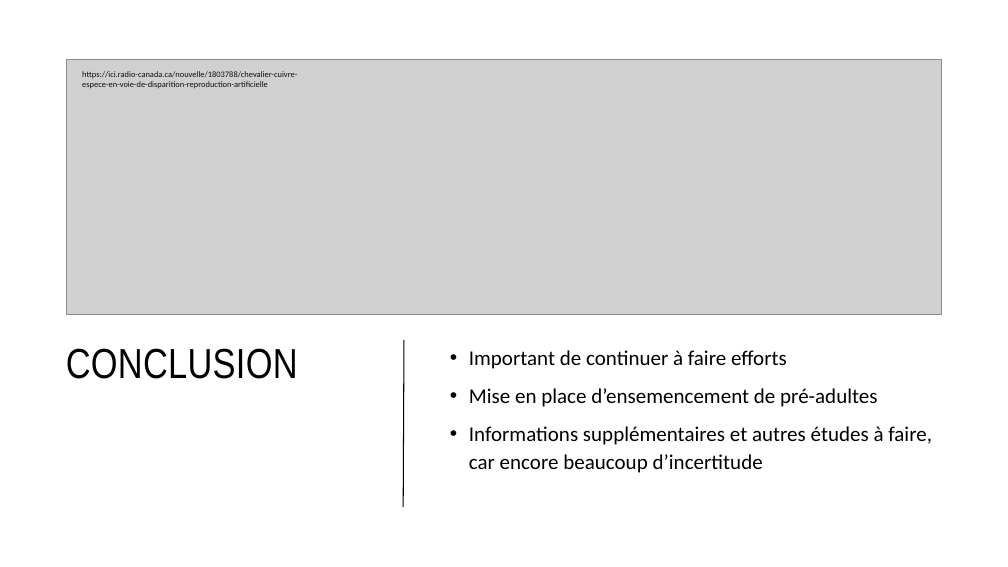
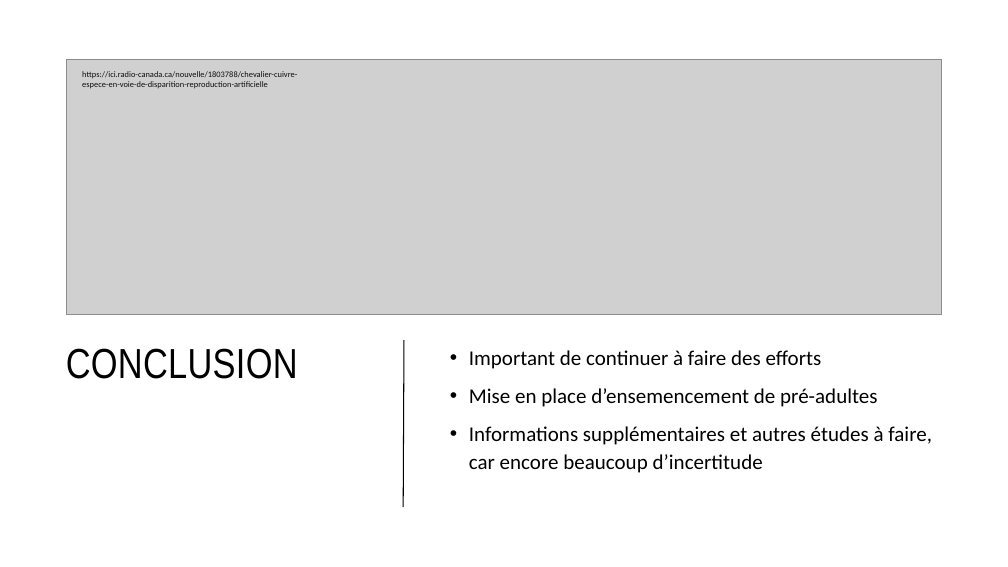
Before and after one commit to PlasseTristan/Projet_final, a slide deck: slide 26 of Rapport/Chevalier_cuivré.pptx (slide 25 before the commit). Drawn at 1008x567 pixels with LibreOffice and Linux fonts; fonts in the diff are those of the drawing; grey boxes stand for pictures. Boxes give left, top, right and bottom in pixels: in the first picture for what was removed or moved away, otherwise in the second. Text is boxed around its words. In the diff, an @@ line names an element or a change of style, - is before the commit and + after.

```diff
--- a/Rapport/Chevalier_cuivré.pptx
+++ b/Rapport/Chevalier_cuivré.pptx
@@ text at [469, 350, 822, 369]: text changed @@
-• Important de continuer à faire efforts
+• Important de continuer à faire des efforts
```
Also in this commit, not shown: 6 other slides changed, 7 slides added, 5 slides removed, 3 other files.
